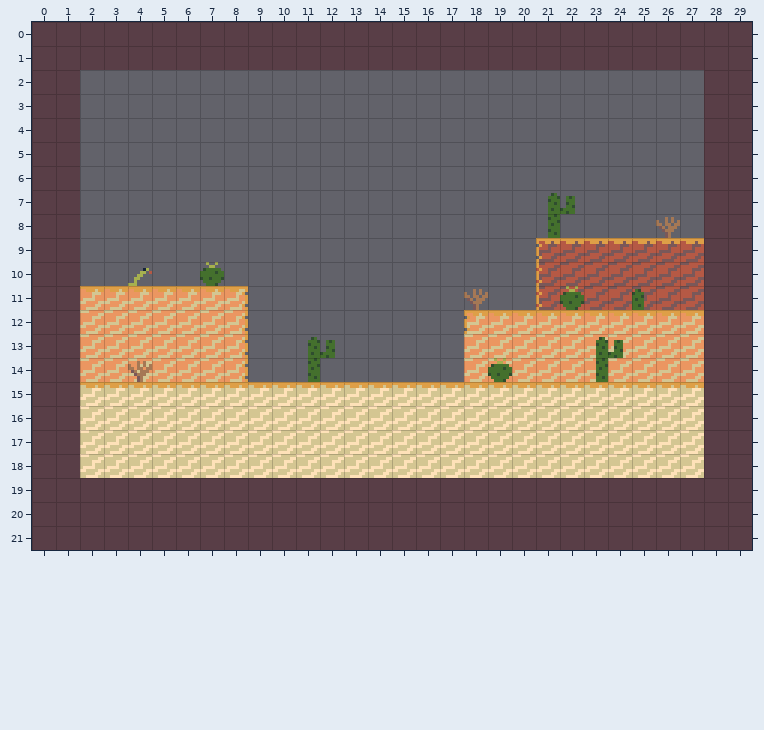
Two states of a Tiled map, tiled/levels/desert.tmx. Above: the version before the commit.
Cells are 8x8 px. Shown: x 0..29, y 0..21.
New version:
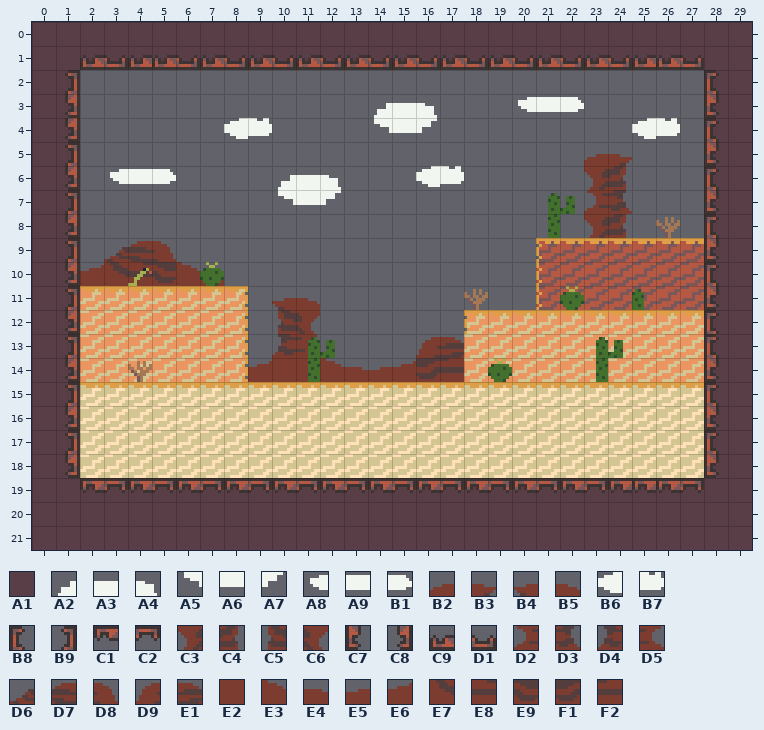
Key: from "CowboyTilemap": A1 168 "wall", A2 584, A3 585, A4 586, A5 624, A6 625, A7 626, A8 666, A9 667, B1 668, B2 699, B3 700, B4 701, B5 702, B6 705, B7 706, B8 734, B9 735, C1 736, C2 737, C3 739, C4 740, C5 741, C6 742, C7 774, C8 775, C9 776, D1 777, D2 779, D3 780, D4 781, D5 782, D6 788, D7 789, D8 790, D9 791, E1 792, E2 822, E3 823, E4 824, E5 825, E6 826, E7 828, E8 829, E9 830, F1 831, F2 832.
__ is an empty cell, ## one hidden under a higher layer.
Log entry: Many TileMap edits, New decoratiosn for desert
Edits made:
Layer "Background_3":
y 3: x 14..16 __ __ __ -> A2 A3 A4; x 20..22 __ __ __ -> A8 A9 B1
y 4: x 8..9 __ __ -> B6 B7; x 14..16 __ __ __ -> A5 A6 A7; x 25..26 __ __ -> B6 B7
y 5: x 23..24 __ __ -> B2 B3
y 6: x 3..5 __ __ __ -> A8 A9 B1; x 10..12 __ __ __ -> A2 A3 A4; x 16..17 __ __ -> B6 B7; x 23..24 __ __ -> C3 C4
y 7: x 10..12 __ __ __ -> A5 A6 A7; x 23..24 __ __ -> D2 D3
y 8: x 23..24 __ __ -> C3 C4
y 9: x 3..5 __ __ __ -> D6 D7 D8
y 10: x 2..7 __ __ __ __ __ __ -> E6 E7 E8 E9 E3 E4
y 11: x 10..11 __ __ -> B4 B5
y 12: x 10..11 __ __ -> C5 C6
y 13: x 10..11 __ __ -> D4 D5; x 16..17 __ __ -> D9 E1
y 14: x 9..17 __ __ __ __ __ __ __ __ __ -> E6 E2 E2 E3 E4 E5 E6 F1 F2
Layer "Background_1":
y 1: x 2..27 __ __ __ __ __ __ __ __ __ __ __ __ __ __ __ __ __ __ __ __ __ __ __ __ __ __ -> A1 A1 A1 A1 A1 A1 A1 A1 A1 A1 A1 A1 A1 A1 A1 A1 A1 A1 A1 A1 A1 A1 A1 A1 A1 A1
y 2..12: x 1 __ -> A1; x 28 __ -> A1
y 13..14: x 1 __ -> A1; x 28 ## -> A1
y 15..18: x 1 __ -> A1; x 28 __ -> A1
y 19: x 2..27 __ __ __ __ __ __ __ __ __ __ __ __ __ __ __ __ __ __ __ __ __ __ __ __ __ __ -> A1 A1 A1 A1 A1 A1 A1 A1 A1 A1 A1 A1 A1 A1 A1 A1 A1 A1 A1 A1 A1 A1 A1 A1 A1 A1
Layer "Collision":
y 1: x 2..27 A1 A1 A1 A1 A1 A1 A1 A1 A1 A1 A1 A1 A1 A1 A1 A1 A1 A1 A1 A1 A1 A1 A1 A1 A1 A1 -> C9 D1 C9 C9 D1 C9 D1 C9 D1 C9 D1 C9 D1 C9 D1 C9 D1 C9 D1 C9 D1 C9 D1 C9 C9 D1
y 2: x 1 A1 -> B9; x 28 A1 -> B8
y 3: x 1 A1 -> C8; x 28 A1 -> C7
y 4: x 1 A1 -> C8; x 28 A1 -> B8
y 5: x 1 A1 -> B9; x 28 A1 -> C7
y 6: x 1 A1 -> C8; x 28 A1 -> B8
y 7: x 1 A1 -> B9; x 28 A1 -> C7
y 8: x 1 A1 -> C8; x 28 A1 -> B8
y 9: x 1 A1 -> B9; x 28 A1 -> C7
y 10: x 1 A1 -> C8; x 28 A1 -> B8
y 11: x 1 A1 -> B9; x 28 A1 -> C7
y 12: x 1 A1 -> C8; x 28 A1 -> B8
y 13: x 1 A1 -> B9; x 28 A1 -> B8
y 14: x 1 A1 -> C8; x 28 A1 -> C7
y 15: x 1 A1 -> B9; x 28 A1 -> B8
y 16: x 1 A1 -> C8; x 28 A1 -> C7
y 17: x 1 A1 -> B9; x 28 A1 -> B8
y 18: x 1 A1 -> C8; x 28 A1 -> C7
y 19: x 2..27 A1 A1 A1 A1 A1 A1 A1 A1 A1 A1 A1 A1 A1 A1 A1 A1 A1 A1 A1 A1 A1 A1 A1 A1 A1 A1 -> C1 C2 C1 C2 C1 C2 C1 C2 C1 C2 C1 C2 C1 C2 C1 C2 C1 C2 C1 C2 C1 C2 C1 C1 C1 C2
